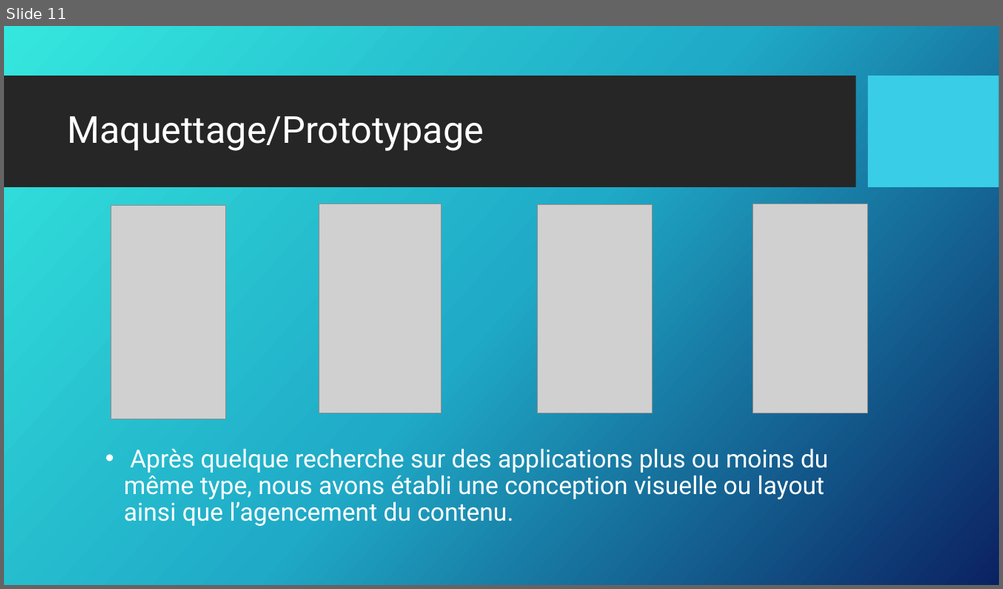
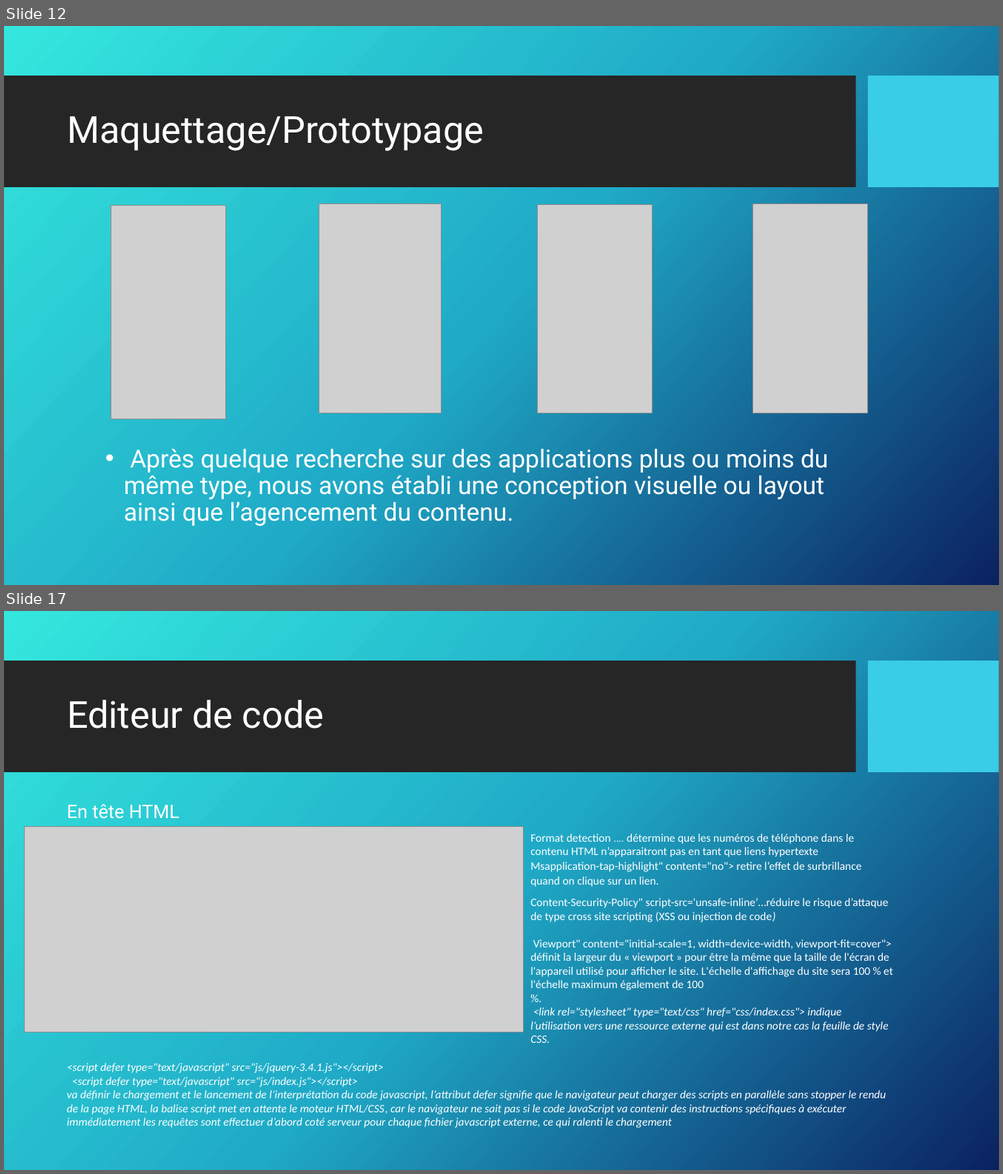
Before and after one commit to Lanagramme/NewsAntilles, a slide deck: DEVELLOPEUR WEB ET WEB MOBILE.pptx. Shown one above the other, each under a label of ours: slide 11 before the commit, slides 12 and 17 after it; the slides between them are not shown. The pictures are 1003x589 and 1003x1174 pixels, drawn with LibreOffice and Linux fonts; fonts in the diff are those of the drawing; grey boxes stand for pictures; background and template pictures are left out. Boxes give left, top, right and bottom in pixels: in the first picture for what was removed or moved away, otherwise in the second. Text is boxed around its words. In the diff, an @@ line names an element or a change of style, - is before the commit and + after.

```diff
--- a/DEVELLOPEUR WEB ET WEB MOBILE.pptx
+++ b/DEVELLOPEUR WEB ET WEB MOBILE.pptx
@@ slide 17 added at <box>4,611,999,1170</box>, background picture (left out); not listed: 2 template elements that a slide beside it also shows @@
@@ title added at <box>67,700,324,729</box>, 36 pt, text #FFFFFF @@
+Editeur de code
@@ text added at <box>67,804,179,819</box>, 18 pt, text #FFFFFF @@
+En tête HTML
@@ picture added at <box>24,827,523,1033</box> @@
@@ text added at <box>530,834,893,1043</box>, 11 pt, text #FFFFFF @@
+Format detection …. détermine que les numéros de téléphone dans le contenu HTML n’apparaitront pas en tant que liens hypertexte
+Msapplication-tap-highlight" content="no"> retire l’effet de surbrillance quand on clique sur un lien.
+Content-Security-Policy" script-src='unsafe-inline’…réduire le risque d’attaque de type cross site scripting (XSS ou injection de code)
+Viewport" content="initial-scale=1, width=device-width, viewport-fit=cover"> définit la largeur du « viewport » pour être la même que la taille de l'écran de l'appareil utilisé pour afficher le site. L'échelle d'affichage du site sera 100 % et l'échelle maximum également de 100
+%.
+<link rel="stylesheet" type="text/css" href="css/index.css"> indique l’utilisation vers une ressource externe qui est dans notre cas la feuille de style CSS.
@@ text added at <box>67,1063,885,1128</box>, 11 pt, text #FFFFFF, italic @@
+<script defer type="text/javascript" src="js/jquery-3.4.1.js"></script>
+<script defer type="text/javascript" src="js/index.js"></script>
+va définir le chargement et le lancement de l’interprétation du code javascript, l’attribut defer signifie que le navigateur peut charger des scripts en parallèle sans stopper le rendu de la page HTML, la balise script met en attente le moteur HTML/CSS, car le navigateur ne sait pas si le code JavaScript va contenir des instructions spécifiques à exécuter immédiatement les requêtes sont effectuer d’abord coté serveur pour chaque fichier javascript externe, ce qui ralenti le chargement
@@ what was slide 11 is now slide 12 @@
```
Also in this commit, not shown: 6 slides changed, 15 other slides added, 2 slides removed.
